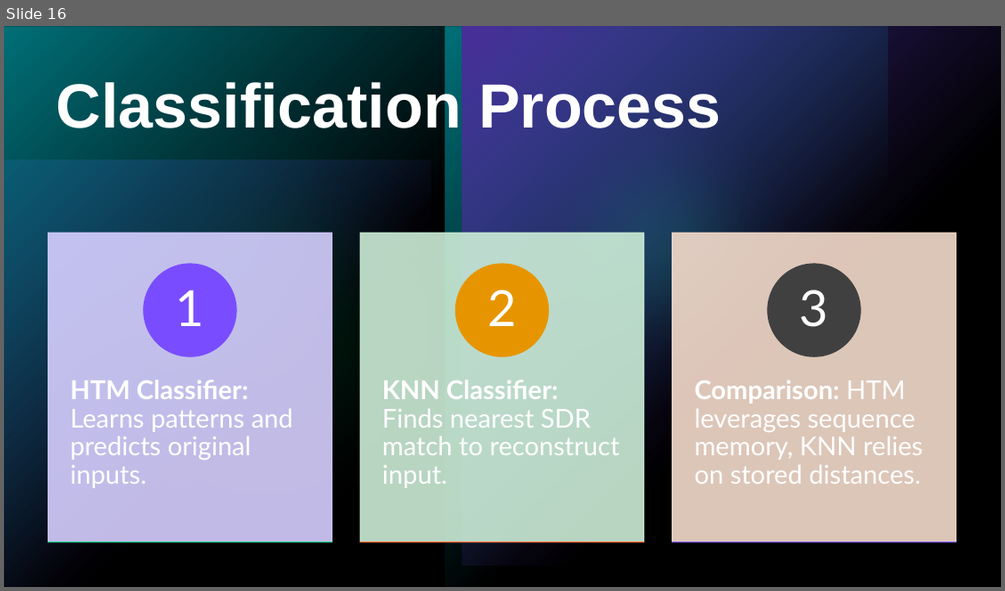
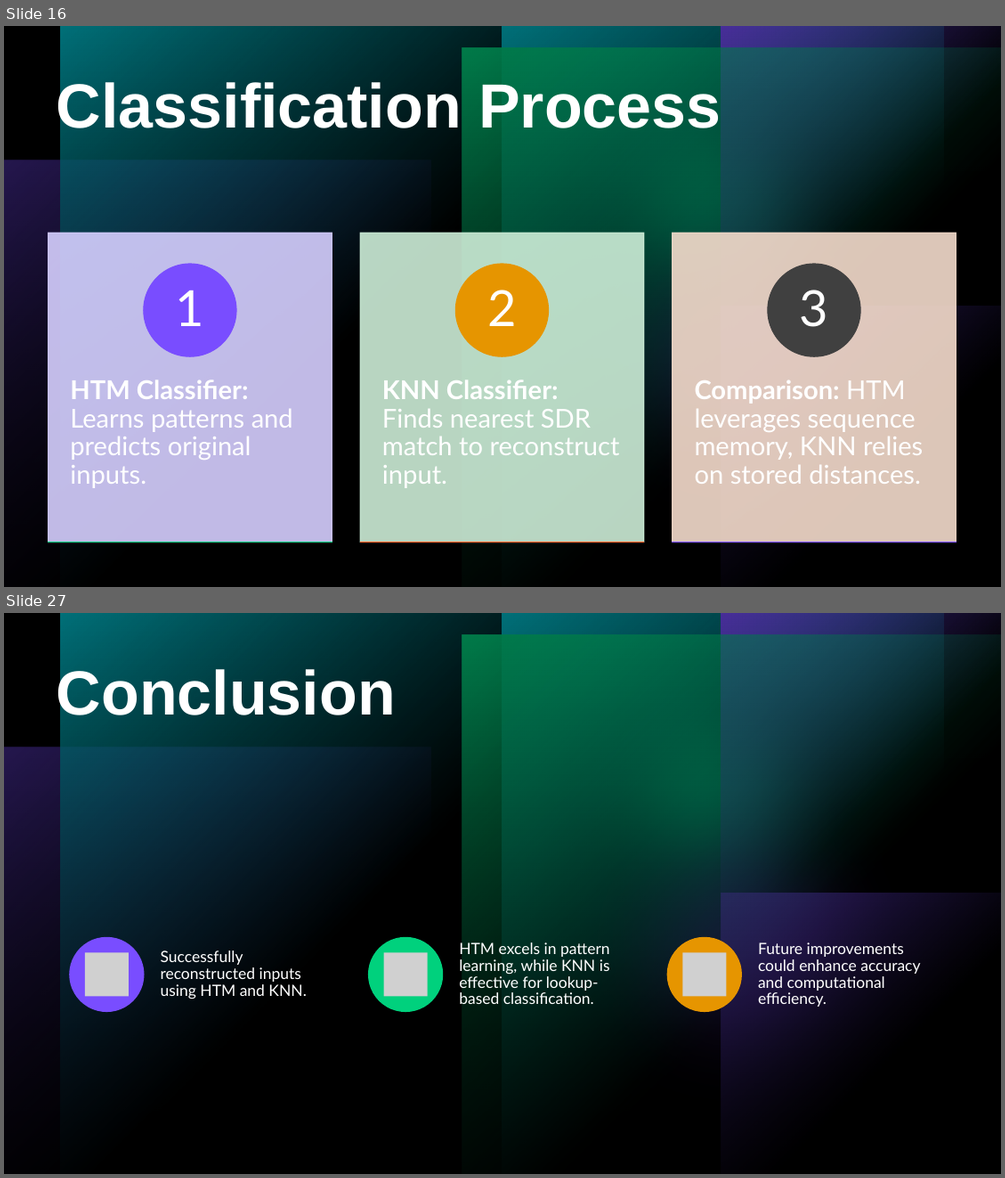
Before and after one commit to prnshubn/neocortexapi-team-untitled, a slide deck: source/Documentation_Team_Untitled/Team_Untitled_Presentation.pptx. Shown one above the other, each under a label of ours: slide 16 before the commit, slides 16 and 27 after it; the slides between them are not shown. The pictures are 1005x591 and 1005x1178 pixels, drawn with LibreOffice and Linux fonts; fonts in the diff are those of the drawing; grey boxes stand for pictures. Boxes give left, top, right and bottom in pixels: in the first picture for what was removed or moved away, otherwise in the second. Text is boxed around its words. In the diff, an @@ line names an element or a change of style, - is before the commit and + after.

```diff
--- a/source/Documentation_Team_Untitled/Team_Untitled_Presentation.pptx
+++ b/source/Documentation_Team_Untitled/Team_Untitled_Presentation.pptx
@@ slide 27 added at box(4, 613, 1001, 1174), background #000000; not listed: 5 template elements that a slide beside it also shows @@
@@ rectangle added at box(4, 613, 1001, 1174), fill #000000 @@
@@ rectangle added at box(4, 613, 1001, 1174), fill gradient #000000 @@
@@ group added at box(4, 613, 1001, 1174): 6 rectangles, 2 ellipses @@
@@ title added at box(57, 665, 396, 726), 60 pt, text #FFFFFF, bold @@
+Conclusion
@@ group added at box(69, 937, 920, 1012): 3 ellipses, 3 pictures, 3 texts @@
+Successfully reconstructed inputs using HTM and KNN.
+HTM excels in pattern learning, while KNN is effective for lookup-based classification.
+Future improvements could enhance accuracy and computational efficiency.
@@ slide 16 changed as well @@
@@ rectangle removed at box(4, 26, 1001, 587) @@
@@ rectangle added at box(4, 26, 1001, 587), fill #000000 @@
@@ rectangle added at box(4, 26, 1001, 587), fill gradient #000000 @@
@@ group added at box(4, 26, 1001, 587): 6 rectangles, 2 ellipses @@
@@ ellipse removed at box(474, 58, 827, 411) @@
```
Also in this commit, not shown: 8 other slides changed, 12 other slides added.
